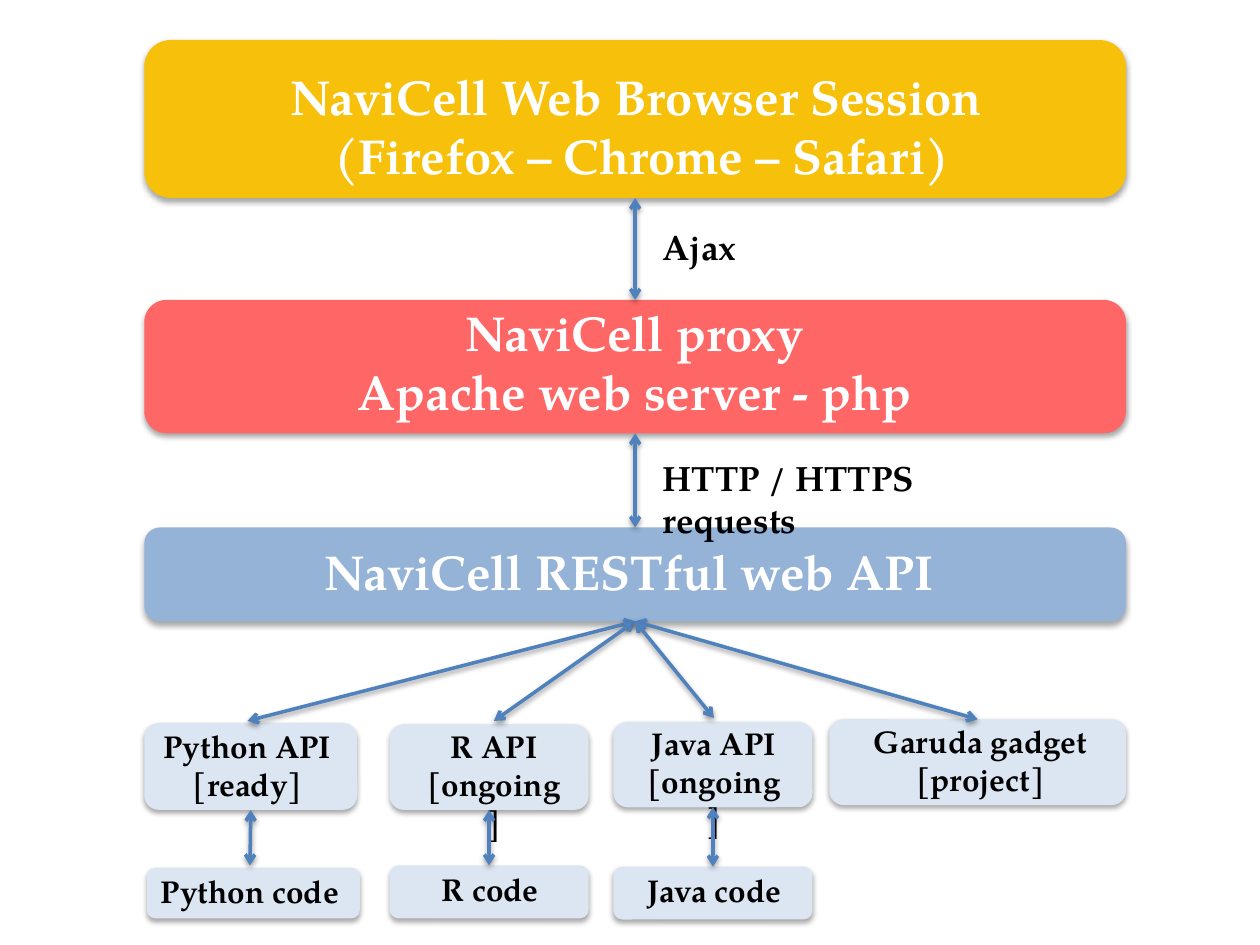
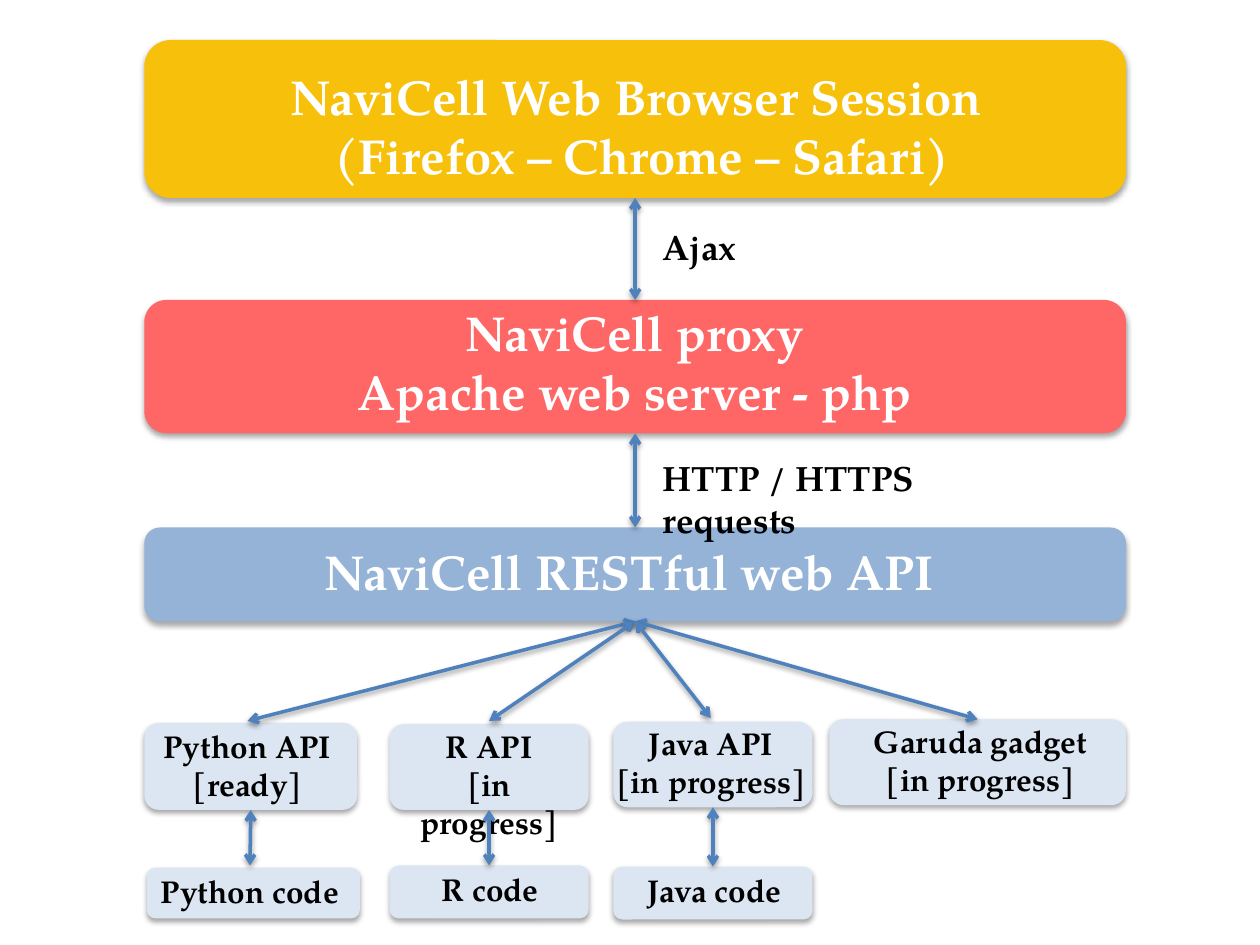
Before and after one commit to sysbio-curie/BiNoM, a slide deck: slide 1 of binom/nar_paper_2015/figures/nav_web_service.pptx. Drawn at 1260x945 pixels with LibreOffice and Linux fonts; fonts in the diff are those of the drawing. Boxes give left, top, right and bottom in pixels: in the first picture for what was removed or moved away, otherwise in the second. Text is boxed around its words. In the diff, an @@ line names an element or a change of style, - is before the commit and + after.

```diff
--- a/binom/nar_paper_2015/figures/nav_web_service.pptx
+++ b/binom/nar_paper_2015/figures/nav_web_service.pptx
@@ double arrow moved from (635, 621) - (494, 721) to (635, 621) - (489, 721) @@
@@ double arrow moved from (635, 621) - (714, 718) to (635, 621) - (711, 718) @@
@@ text "Java API": place and size @@
-text "Java API" at box(647, 733, 780, 802)
+text "Java API" at box(616, 733, 805, 805)
@@ text "R API": place and size @@
-text "R API" at box(427, 736, 560, 805)
+text "R API" at box(420, 736, 557, 846)
@@ text at box(420, 772, 557, 846): text changed @@
-[ongoing]
+[in progress]
@@ text at box(616, 760, 805, 805): text changed @@
-[ongoing]
+[in progress]
@@ text at box(886, 758, 1075, 800): text changed @@
-[project]
+[in progress]
```
